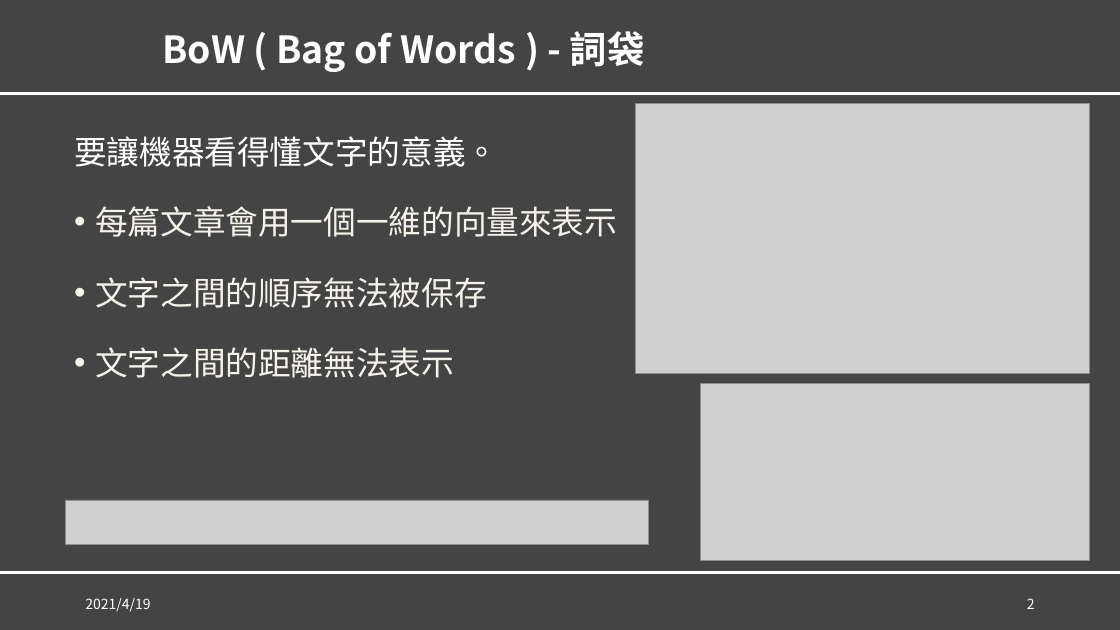
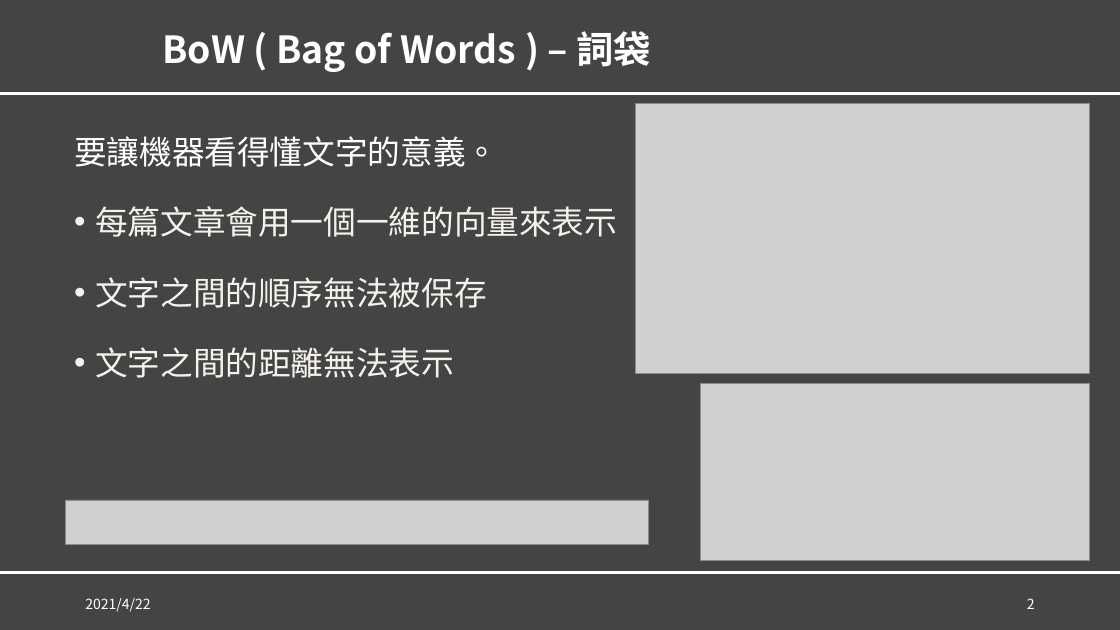
Before and after one commit to YuCheng21/nkust-data-science, a slide deck: slide 2 of Mid-Project/Mid-Project.pptx. Drawn at 1120x630 pixels with LibreOffice and Linux fonts; fonts in the diff are those of the drawing; grey boxes stand for pictures; background and template pictures are left out. Boxes give left, top, right and bottom in pixels: in the first picture for what was removed or moved away, otherwise in the second. Text is boxed around its words. In the diff, an @@ line names an element or a change of style, - is before the commit and + after.

```diff
--- a/Mid-Project/Mid-Project.pptx
+++ b/Mid-Project/Mid-Project.pptx
@@ title at (162, 31, 651, 72): text changed @@
-BoW ( Bag of Words ) - 詞袋
+BoW ( Bag of Words ) – 詞袋
@@ text at (85, 598, 150, 612): text changed @@
-2021/4/19
+2021/4/22
```
Also in this commit, not shown: 9 other slides changed.
